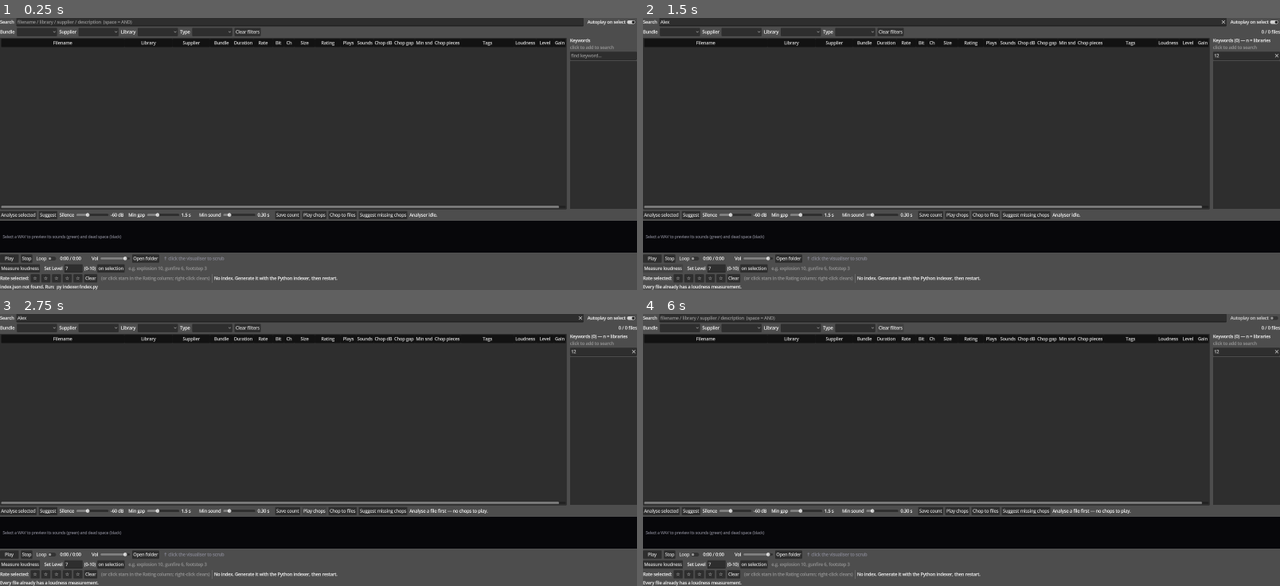
Above: before the commit, frames 1-4 (two rows, left to right).
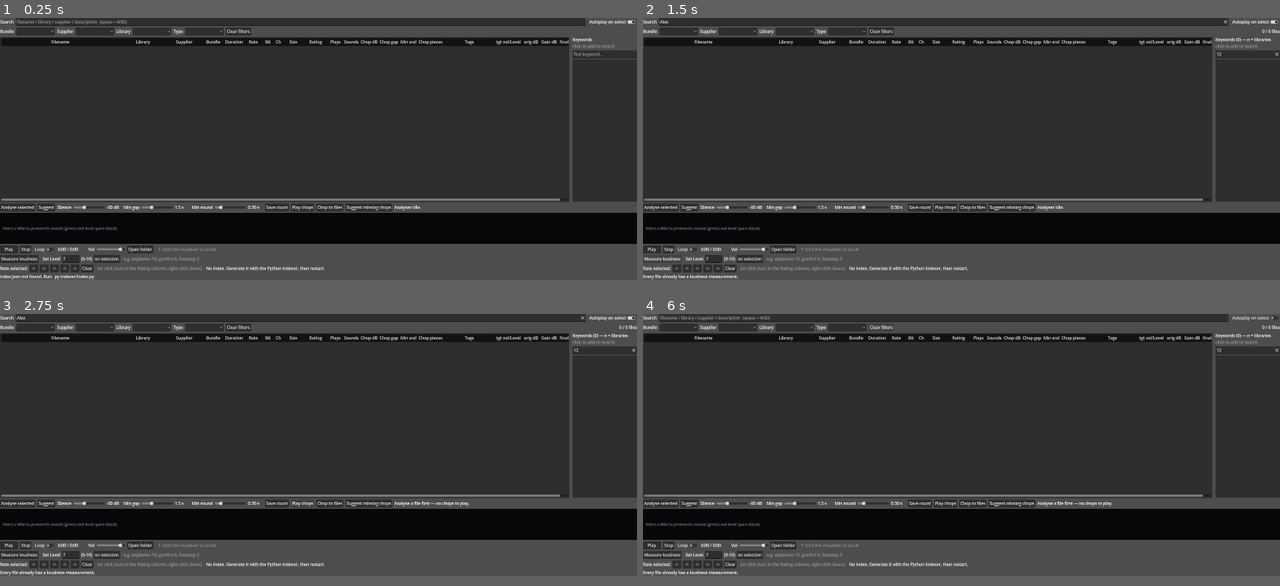
Above: after the commit, the same moments.

Repository: benedictcarter/sound_lib
Game: Godot game, scene res://main.tscn
Same seed, same stepped clock (60 frames per second), same inputs: the game is played once before the commit and once after it.
Inputs (mouse positions are in pixels of both pictures, inside the frame that each line leads up to):
- Up to frame 1 (0.25 s): no input
- Up to frame 2 (1.5 s): click (942, 23) at 0.52 s; type "Alex" at 0.6 s; click (1248, 56) at 0.75 s; type "12" at 0.83 s; click "Measure loudness" at 1.25 s
- Up to frame 3 (2.75 s): click "Play chops" at 2 s
- Up to frame 4 (6 s): click "Play chops" at 2.75 s; click "Play" at 3.5 s; click "Play" at 4.25 s; click "Autoplay on select" at 5 s; click "Clear filters" at 5.75 s
In our replay, the window is 800x342 before the commit and 800x329 after it. These sizes can differ from the game's own. Grey fills any space a smaller window leaves; there, only what the larger window draws over its background counts as a difference.

The runs differ from the first frame. In frame 1, 13% of the frame differs, in the area x 0-100%, y 0-100%; in frame 2, 13%; in frame 3, 13%; in frame 4, 13%.

Commit message:
Rename/reorder level columns + add read-only 'final dB'
Loudness -> 'orig dB'; Level -> 'tgt vol/Level' and moved to the LEFT of orig dB.
New read-only 'final dB' column = orig dB + Gain dB (the resulting playback
loudness the Level is steering). Order now: Tags | tgt vol/Level | orig dB |
Gain dB | final dB. final dB refreshes wherever Gain dB changes.

Co-Authored-By: Claude Opus 4.8 <noreply@anthropic.com>

Diff:
--- a/app/main.gd
+++ b/app/main.gd
@@ -21,25 +21,27 @@
 const COL_CHOP_SND := 14 # suggested/edited chop min-sound seconds (chopping.json)
 const COL_CHOP_N := 15  # resulting chop pieces at those settings (chopping.json)
 const COL_TAGS := 16    # user data (your own keywords; editable inline)
-const COL_LOUDNESS := 17 # measured integrated loudness, dBFS (loudness.json; read-only)
-const COL_LEVEL := 18   # user data: desired loudness on a 0-10 perceptual scale; -> Gain dB
+const COL_LEVEL := 17   # user data: desired loudness on a 0-10 perceptual scale; -> Gain dB
+const COL_LOUDNESS := 18 # measured integrated loudness "orig dB", dBFS (loudness.json; read-only)
 const COL_GAIN_DB := 19 # user data: per-track applied playback gain in dB
-const COL_COUNT := 20
+const COL_FINAL_DB := 20 # read-only: resulting loudness = orig dB + Gain dB
+const COL_COUNT := 21
 
 const COL_TITLES := [
 	"Filename", "Library", "Supplier", "Bundle",
 	"Duration", "Rate", "Bit", "Ch", "Size", "Rating", "Plays", "Sounds",
-	"Chop dB", "Chop gap", "Min snd", "Chop pieces", "Tags", "Loudness", "Level", "Gain dB",
+	"Chop dB", "Chop gap", "Min snd", "Chop pieces", "Tags",
+	"tgt vol/Level", "orig dB", "Gain dB", "final dB",
 ]
 # Which record field each column sorts/reads. Bundle, Rating, Plays, Sounds,
-# Chop dB/gap/snd/pieces, Tags, Loudness, Level and Gain dB are special-cased.
+# Chop dB/gap/snd/pieces, Tags, Level, orig dB, Gain dB and final dB are special-cased.
 const COL_FIELD := [
 	"filename", "library", "supplier", "bundle",
-	"duration", "sample_rate", "bit_depth", "channels", "size", "", "", "", "", "", "", "", "", "", "", "",
+	"duration", "sample_rate", "bit_depth", "channels", "size", "", "", "", "", "", "", "", "", "", "", "", "",
 ]
 const NUMERIC_COLS := [COL_DURATION, COL_RATE, COL_BIT, COL_CH, COL_SIZE,
 	COL_RATING, COL_PLAYS, COL_SOUNDS, COL_CHOP_DB, COL_CHOP_GAP, COL_CHOP_SND, COL_CHOP_N,
-	COL_LOUDNESS, COL_LEVEL, COL_GAIN_DB]
+	COL_LEVEL, COL_LOUDNESS, COL_GAIN_DB, COL_FINAL_DB]
 # Columns that support spreadsheet-style multi-cell editing (copy/paste/Del/type
 # across a selection). Driven by the SELECTED column, not hard-wired to Tags.
 const SEL_EDIT_COLS := [COL_TAGS, COL_LEVEL, COL_GAIN_DB]
@@ -70,7 +72,7 @@
 const KW_MIN_LEN := 2       # ignore 1-char tokens
 
 # Default column widths (indices match COL_*). Columns are resizable at runtime.
-const COL_DEFAULT_W := [460, 180, 140, 85, 65, 72, 42, 38, 78, 95, 58, 60, 70, 72, 70, 80, 200, 82, 66, 64]
+const COL_DEFAULT_W := [460, 180, 140, 85, 65, 72, 42, 38, 78, 95, 58, 60, 70, 72, 70, 80, 200, 96, 72, 64, 72]
 const COL_MIN_W := 28       # smallest a column can be dragged to
 const RESIZE_GRAB := 6      # px tolerance around a divider to start a resize
 
@@ -976,6 +978,9 @@
 	if col == COL_LOUDNESS:
 		var r := _loudness_rms(rec)
 		return r if not is_nan(r) else -999.0
+	if col == COL_FINAL_DB:
+		var f := _final_db(rec)
+		return f if not is_nan(f) else -999.0
 	return rec.get(COL_FIELD[col])
 
 
@@ -1040,7 +1045,7 @@
 		_apply_loudness_cell(it, rec)
 		for c in [COL_DURATION, COL_RATE, COL_BIT, COL_CH, COL_SIZE, COL_PLAYS,
 				COL_SOUNDS, COL_CHOP_DB, COL_CHOP_GAP, COL_CHOP_SND, COL_CHOP_N,
-				COL_LOUDNESS, COL_LEVEL, COL_GAIN_DB]:
+				COL_LEVEL, COL_LOUDNESS, COL_GAIN_DB, COL_FINAL_DB]:
 			it.set_text_alignment(c, HORIZONTAL_ALIGNMENT_RIGHT)
 		for c in EDITABLE_COLS:                 # tint editable cells a touch lighter
 			it.set_custom_bg_color(c, EDIT_CELL_BG)
@@ -1052,8 +1057,23 @@
 	var r := _loudness_rms(rec)
 	it.set_text(COL_LOUDNESS, "" if is_nan(r) else "%.1f dB" % r)
 	it.set_tooltip_text(COL_LOUDNESS,
-		"Measured integrated loudness (dBFS). Run 'Measure loudness' to fill. " \
-		+ "Used by Normalize to hit a target level.")
+		"Measured original loudness (dBFS) of the file. Run 'Measure loudness' to fill.")
+	_apply_final_cell(it, rec)
+
+
+# The resulting playback loudness = orig dB + Gain dB. Read-only; blank until
+# loudness is measured.
+func _final_db(rec: Variant) -> float:
+	var r := _loudness_rms(rec)
+	return NAN if is_nan(r) else r + _get_gain_db(rec)
+
+
+func _apply_final_cell(it: TreeItem, rec: Dictionary) -> void:
+	var f := _final_db(rec)
+	it.set_text(COL_FINAL_DB, "" if is_nan(f) else "%.1f dB" % f)
+	it.set_tooltip_text(COL_FINAL_DB,
+		"Resulting loudness when played = orig dB + Gain dB. This is what the Level " \
+		+ "is steering. Read-only.")
 
 
 func _apply_userdata_cells(it: TreeItem, rec: Dictionary) -> void:
@@ -1635,6 +1655,7 @@
 	var v := clampf(0.0 if txt == "" else txt.to_float(), GAIN_DB_MIN, GAIN_DB_MAX)
 	_set_userdata(rec, "gain_db", v)
 	it.set_text(COL_GAIN_DB, _fmt_gain(v))
+	_apply_final_cell(it, rec)
 	if v > 0.0:
 		_status_label.text = "Gain dB +%s boosts above the file's level and may clip." % str(snappedf(v, 0.1))
 	if rec == _playing_rec:                    # live-apply to the current track
@@ -1689,6 +1710,7 @@
 	_userdata[key] = ud
 	if it != null and is_instance_valid(it):
 		it.set_text(COL_GAIN_DB, _fmt_gain(g))
+		_apply_final_cell(it, rec)
 	if rec == _playing_rec:
 		_play_gain_db = g
 		_apply_volume()
@@ -1809,6 +1831,7 @@
 			ud2["gain_db"] = v
 			_userdata[key] = ud2
 			it.set_text(COL_GAIN_DB, _fmt_gain(v))
+			_apply_final_cell(it, rec)
 			if rec == _playing_rec:                 # live-apply to the current track
 				_play_gain_db = v
 				_apply_volume()
